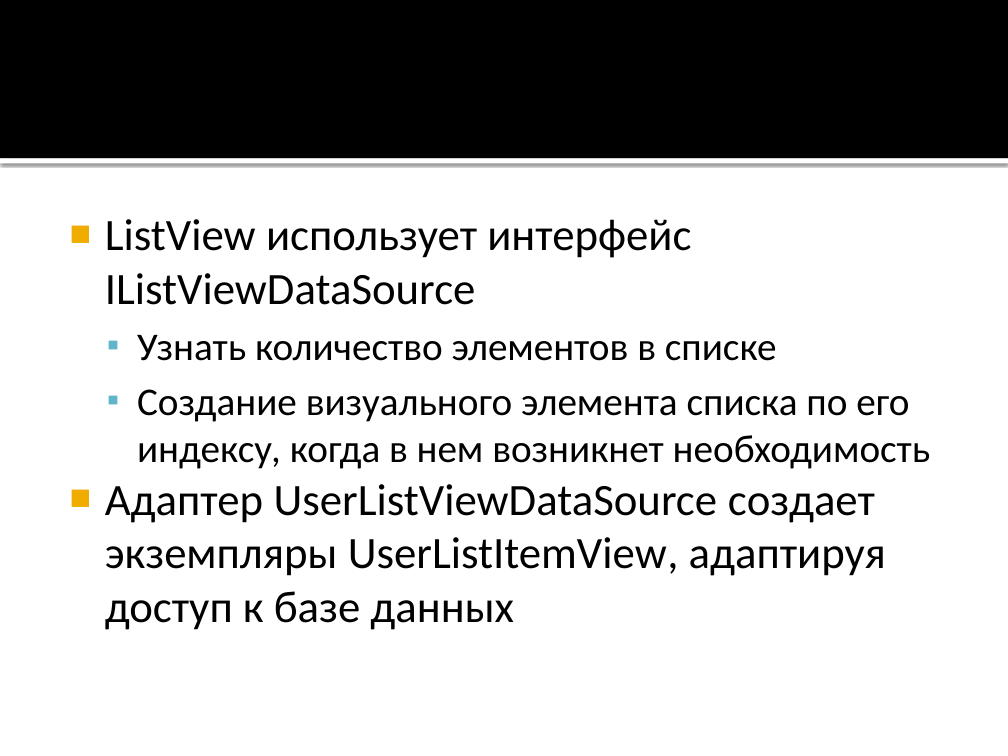
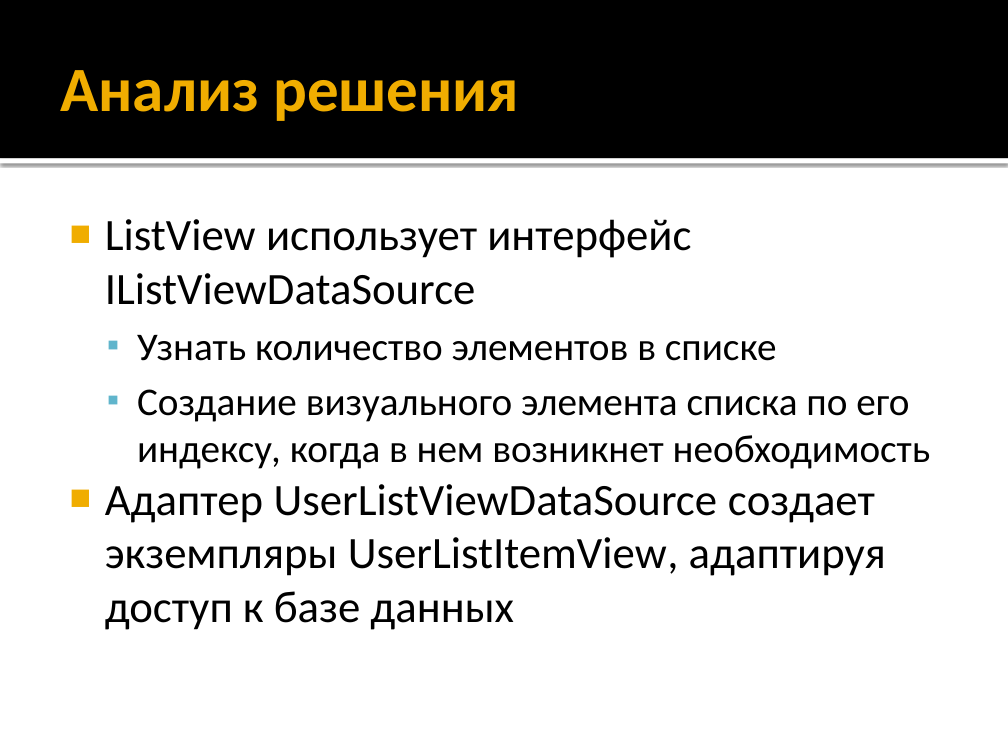
Before and after one commit to alexey-malov/ood, a slide deck: slide 22 of lectures/07.adapter/adapter.pptx. Drawn at 1008x756 pixels with LibreOffice and Linux fonts; fonts in the diff are those of the drawing. Boxes give left, top, right and bottom in pixels: in the first picture for what was removed or moved away, otherwise in the second. Text is boxed around its words. In the diff, an @@ line names an element or a change of style, - is before the commit and + after.

```diff
--- a/lectures/07.adapter/adapter.pptx
+++ b/lectures/07.adapter/adapter.pptx
@@ title added at [60, 70, 519, 121], 45 pt, text #F0AD00, bold @@
+Анализ решения
```
Also in this commit, not shown: 2 other slides changed, 4 slides added, 2 other files.
